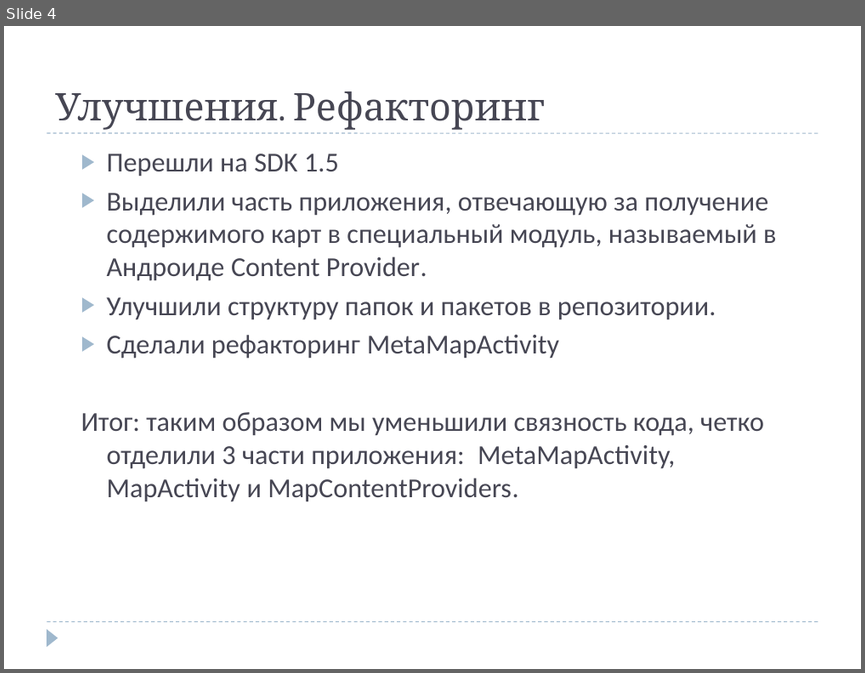
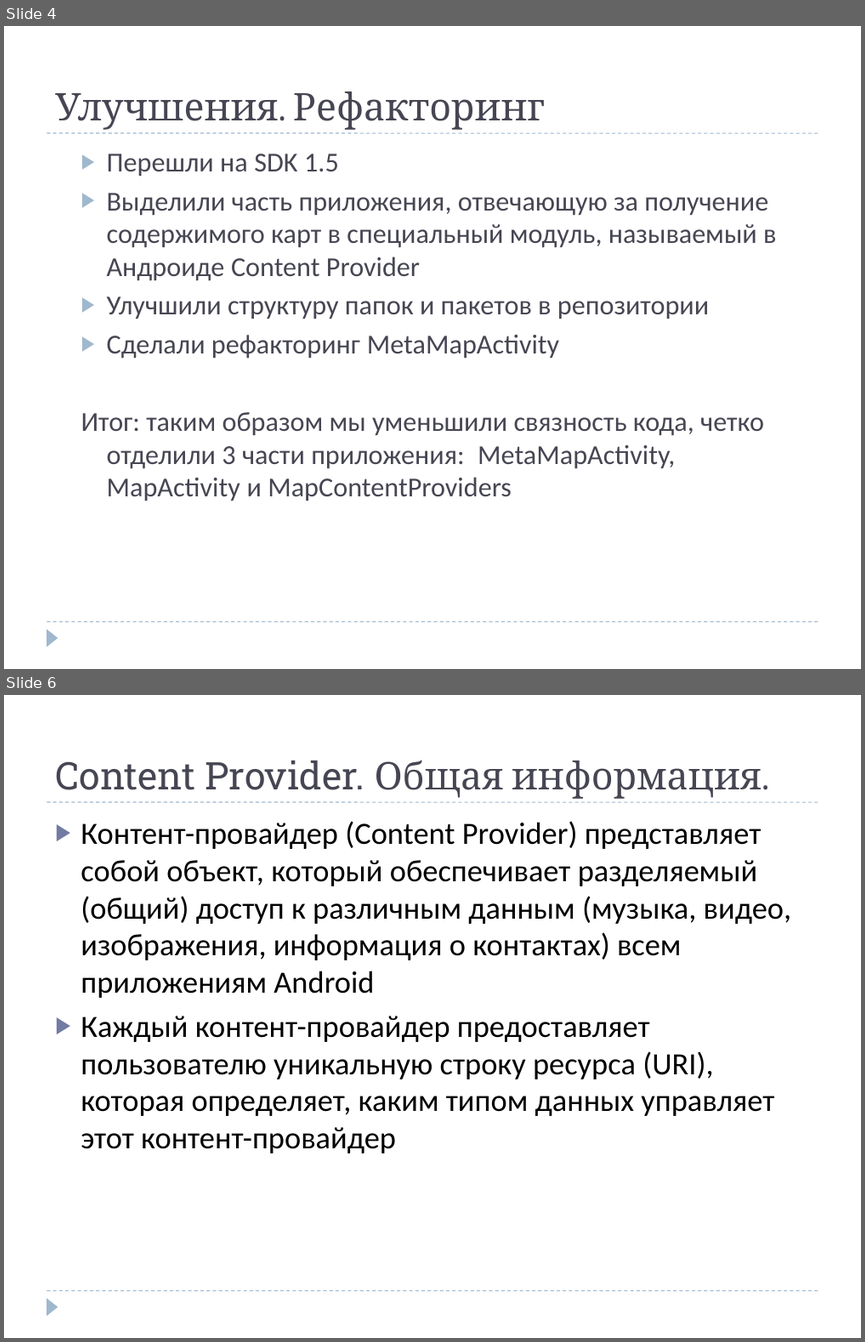
Before and after one commit to dmitry-lt/android-comapping, a slide deck: docs/promo files/presentation/Android Comapping Summer School.ppt. Shown one above the other, each under a label of ours: slide 4 before the commit, slides 4 and 6 after it; the slides between them are not shown. The pictures are 865x673 and 865x1342 pixels, drawn with LibreOffice and Linux fonts; fonts in the diff are those of the drawing. Boxes give left, top, right and bottom in pixels: in the first picture for what was removed or moved away, otherwise in the second. Text is boxed around its words. In the diff, an @@ line names an element or a change of style, - is before the commit and + after.

```diff
--- a/docs/promo files/presentation/Android Comapping Summer School.ppt
+++ b/docs/promo files/presentation/Android Comapping Summer School.ppt
@@ slide 6 added at [4,695,861,1338], background #FFFFFF; not listed: 3 template elements that a slide beside it also shows @@
@@ title added at [55,760,761,799], 32 pt, text #464653 @@
+Content Provider. Общая информация.
@@ text added at [80,821,791,1153], 26 pt, text #000000 @@
+▶ Контент-провайдер (Content Provider) представляет собой объект, который обеспечивает разделяемый (общий) доступ к различным данным (музыка, видео, изображения, информация о контактах) всем приложениям Android
+▶ Каждый контент-провайдер предоставляет пользователю уникальную строку ресурса (URI), которая определяет, каким типом данных управляет этот контент-провайдер
@@ slide 4 changed as well @@
@@ text at [107,193,776,318]: text changed @@
-  ▶ Выделили часть приложения, отвечающую за получение содержимого карт в специальный модуль, называемый в Андроиде Content Provider.
-  ▶ Улучшили структуру папок и пакетов в репозитории.
+  ▶ Выделили часть приложения, отвечающую за получение содержимого карт в специальный модуль, называемый в Андроиде Content Provider
+  ▶ Улучшили структуру папок и пакетов в репозитории
@@ text at [81,412,764,500]: text changed @@
-  Итог: таким образом мы уменьшили связность кода, четко отделили 3 части приложения: MetaMapActivity, MapActivity и MapContentProviders.
+  Итог: таким образом мы уменьшили связность кода, четко отделили 3 части приложения: MetaMapActivity, MapActivity и MapContentProviders
```
Also in this commit, not shown: 3 other slides changed, 4 other slides added, 1 slide removed, 2 other files.
